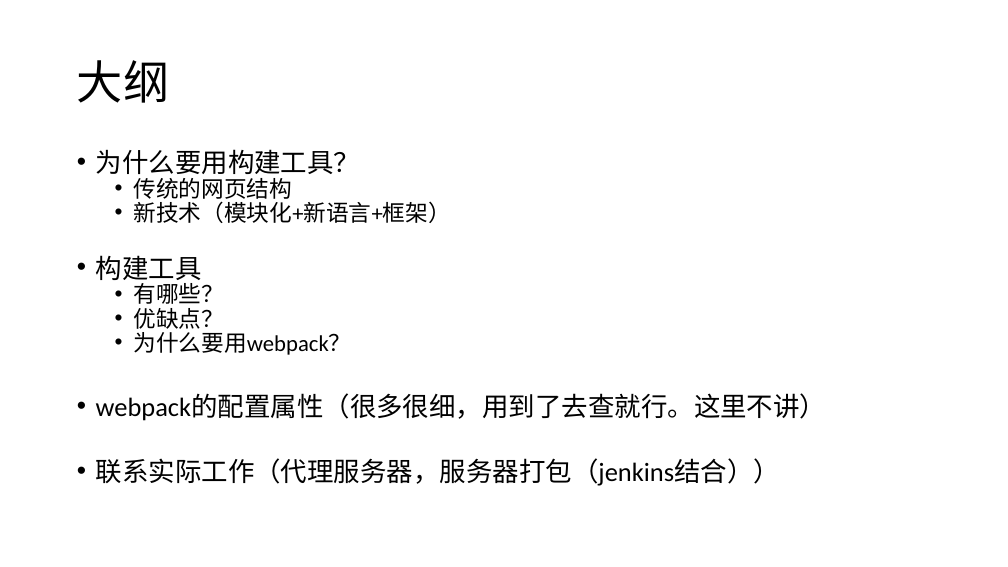
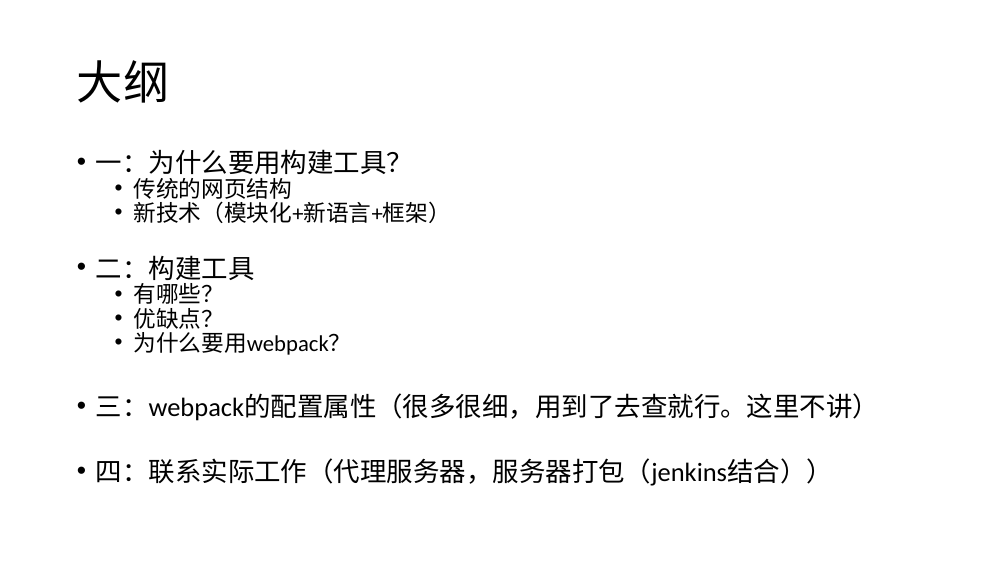
Before and after one commit to Cohen-Wang/workbench, a slide deck: slide 3 of cloud/培训 - webpack.pptx (slide 2 before the commit). Drawn at 1008x567 pixels with LibreOffice and Linux fonts; fonts in the diff are those of the drawing. Boxes give left, top, right and bottom in pixels: in the first picture for what was removed or moved away, otherwise in the second. Text is boxed around its words. In the diff, an @@ line names an element or a change of style, - is before the commit and + after.

```diff
--- a/cloud/培训 - webpack.pptx
+++ b/cloud/培训 - webpack.pptx
@@ text at (x1=96, y1=149, x2=414, y2=179): text changed @@
-• 为什么要用构建工具？
+• 一：为什么要用构建工具？
@@ text at (x1=96, y1=255, x2=255, y2=284): text changed @@
-• 构建工具
+• 二：构建工具
@@ text at (x1=96, y1=393, x2=879, y2=486): text changed @@
-• webpack的配置属性（很多很细，用到了去查就行。这里不讲）
-• 联系实际工作（代理服务器，服务器打包（jenkins结合））
+• 三：webpack的配置属性（很多很细，用到了去查就行。这里不讲）
+• 四：联系实际工作（代理服务器，服务器打包（jenkins结合））
```
Also in this commit, not shown: 4 other slides changed, 6 slides added.
